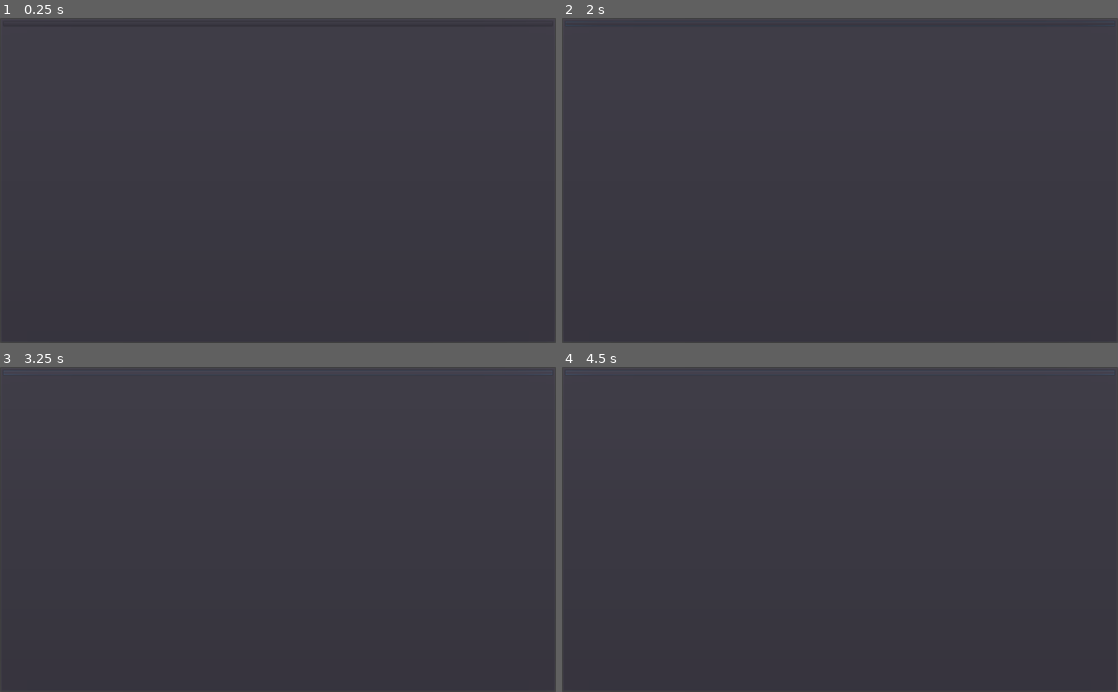
Above: before the commit, frames 1-4 (two rows, left to right).
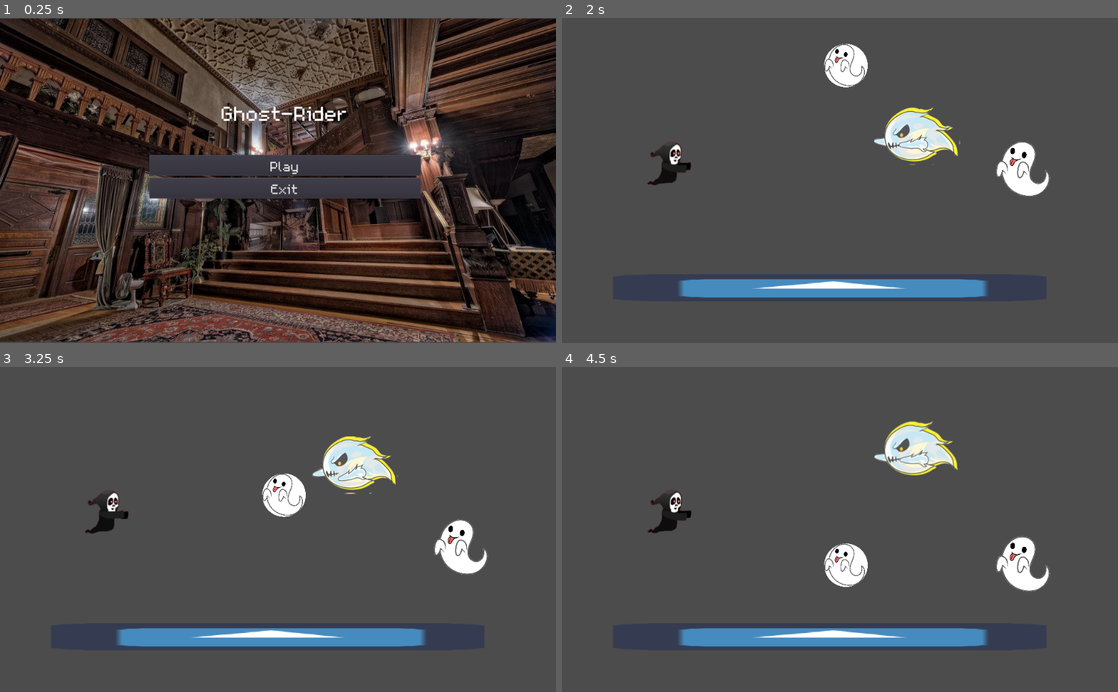
Above: after the commit, the same moments.

Repository: AgustinVal/Ghost-Rider
Game: Godot game, scene res://scenes/MainMenu.tscn
The game is run twice, just before and just after one commit, with the same random seed, the same clock (stepped at 60 frames per second) and the same inputs. Before the commit the project has no main scene; this scene is started directly in both runs. The engine's default icon, where the game draws it, is replaced by a stand-in: a white triangle on a blue panel in a dark square.
Inputs (mouse positions are in pixels of both pictures, inside the frame that each line leads up to):
- Up to frame 1 (0.25 s): no input
- Up to frame 2 (2 s): click (840, 24) at 0.5 s, where only the run before the commit has a clickable "wiiiiiii"; click (845, 164) at 1.25 s, where only the run after the commit has a clickable "Play"
- Up to frame 3 (3.25 s): click (278, 373) at 2 s, where only the run before the commit has a clickable "wiiiiiii"; click (278, 373) at 2.75 s, where only the run before the commit has a clickable "wiiiiiii"
- Up to frame 4 (4.5 s): no input

The runs differ from the first frame. In frame 1, 85% of the frame differs, in the area x 0-100%, y 0-100%; in frame 2, 7.5%; in frame 3, 7.3%; in frame 4, 7.3%.

Commit message:
Menu implementado

Diff:
--- a/Ghost_Rider/project.godot
+++ b/Ghost_Rider/project.godot
@@ -11,6 +11,7 @@
 [application]
 
 config/name="Ghost_Rider"
+run/main_scene="res://scenes/MainMenu.tscn"
 config/icon="res://img/icon.png"
 
 [input]
--- a/Ghost_Rider/resourses/theme.tres
+++ b/Ghost_Rider/resourses/theme.tres
@@ -1,6 +1,3 @@
-[gd_resource type="Theme" load_steps=2 format=2]
-
-[sub_resource type="BitmapFont" id=1]
+[gd_resource type="Theme" format=2]
 
 [resource]
-default_font = SubResource( 1 )
--- a/Ghost_Rider/scenes/MainMenu.tscn
+++ b/Ghost_Rider/scenes/MainMenu.tscn
@@ -1,26 +1,88 @@
-[gd_scene load_steps=2 format=2]
+[gd_scene load_steps=14 format=2]
 
 [ext_resource path="res://resourses/theme.tres" type="Theme" id=1]
+[ext_resource path="res://img/Menu/Menu01.png" type="Texture" id=2]
+[ext_resource path="res://resourses/m5x7.ttf" type="DynamicFontData" id=3]
+[ext_resource path="res://scripts/MainMenu.gd" type="Script" id=4]
+
+[sub_resource type="DynamicFont" id=1]
+font_data = ExtResource( 3 )
+
+[sub_resource type="Theme" id=2]
+default_font = SubResource( 1 )
+
+[sub_resource type="DynamicFont" id=3]
+size = 60
+outline_color = Color( 0.905882, 0.0901961, 0.0901961, 1 )
+font_data = ExtResource( 3 )
+
+[sub_resource type="DynamicFont" id=4]
+font_data = ExtResource( 3 )
+
+[sub_resource type="Theme" id=5]
+default_font = SubResource( 4 )
+
+[sub_resource type="DynamicFont" id=6]
+size = 40
+outline_color = Color( 0.882353, 0.109804, 0.109804, 1 )
+font_data = ExtResource( 3 )
+
+[sub_resource type="DynamicFont" id=7]
+font_data = ExtResource( 3 )
+
+[sub_resource type="Theme" id=8]
+default_font = SubResource( 7 )
+
+[sub_resource type="DynamicFont" id=9]
+size = 40
+font_data = ExtResource( 3 )
 
 [node name="MainMenu" type="MarginContainer"]
 anchor_right = 1.0
 anchor_bottom = 1.0
-
-[node name="Panel" type="PanelContainer" parent="."]
 margin_left = 275.0
 margin_top = 150.0
-margin_right = 775.0
-margin_bottom = 450.0
-rect_min_size = Vector2( 300, 200 )
+margin_right = -249.0
+margin_bottom = -150.0
+size_flags_horizontal = 4
+size_flags_vertical = 4
 theme = ExtResource( 1 )
+script = ExtResource( 4 )
 
-[node name="VBoxContainer" type="VBoxContainer" parent="Panel"]
-margin_left = 7.0
-margin_top = 7.0
-margin_right = 493.0
-margin_bottom = 293.0
+[node name="VBoxContainer" type="VBoxContainer" parent="."]
+margin_right = 500.0
+margin_bottom = 300.0
 
-[node name="Button" type="Button" parent="Panel/VBoxContainer"]
-margin_right = 486.0
-margin_bottom = 7.0
-text = "wiiiiiii"
+[node name="Title" type="Label" parent="VBoxContainer"]
+margin_right = 500.0
+margin_bottom = 99.0
+theme = SubResource( 2 )
+custom_fonts/font = SubResource( 3 )
+text = "Ghost-Rider
+"
+align = 1
+
+[node name="Play" type="Button" parent="VBoxContainer"]
+margin_top = 103.0
+margin_right = 500.0
+margin_bottom = 141.0
+theme = SubResource( 5 )
+custom_fonts/font = SubResource( 6 )
+text = "Play"
+
+[node name="Exit" type="Button" parent="VBoxContainer"]
+margin_top = 145.0
+margin_right = 500.0
+margin_bottom = 183.0
+theme = SubResource( 8 )
+custom_fonts/font = SubResource( 9 )
+text = "Exit"
+
+[node name="Menu01" type="Sprite" parent="."]
+position = Vector2( 237, 149.25 )
+scale = Vector2( 1, 0.874817 )
+z_index = -1
+texture = ExtResource( 2 )
+
+[connection signal="pressed" from="VBoxContainer/Play" to="." method="_on_Play_pressed"]
+[connection signal="pressed" from="VBoxContainer/Exit" to="." method="_on_Exit_pressed"]
--- /dev/null
+++ b/Ghost_Rider/scripts/MainMenu.gd
@@ -0,0 +1,21 @@
+extends MarginContainer
+
+
+onready var play = $VBoxContainer/Play
+onready var exit = $VBoxContainer/Exit
+
+
+# Called when the node enters the scene tree for the first time.
+func _ready():
+	play.connect("pressed", self, "_on_Play_pressed")
+	exit.connect("pressed", self, "_on_Exit_pressed")
+
+
+
+
+func _on_Play_pressed():
+	get_tree().change_scene("res://scenes/Main.tscn")
+
+
+func _on_Exit_pressed():
+	get_tree().quit()
Binary file added: Ghost_Rider/img/Fondos/image.png
Not shown, added: Ghost_Rider/img/Fondos/image.png.import
Binary file added: Ghost_Rider/resourses/m5x7.ttf
Not shown, added: Ghost_Rider/img/Fondos/85e543ac-8d6d-4bb6-a32c-be10d772ad98.jfif
